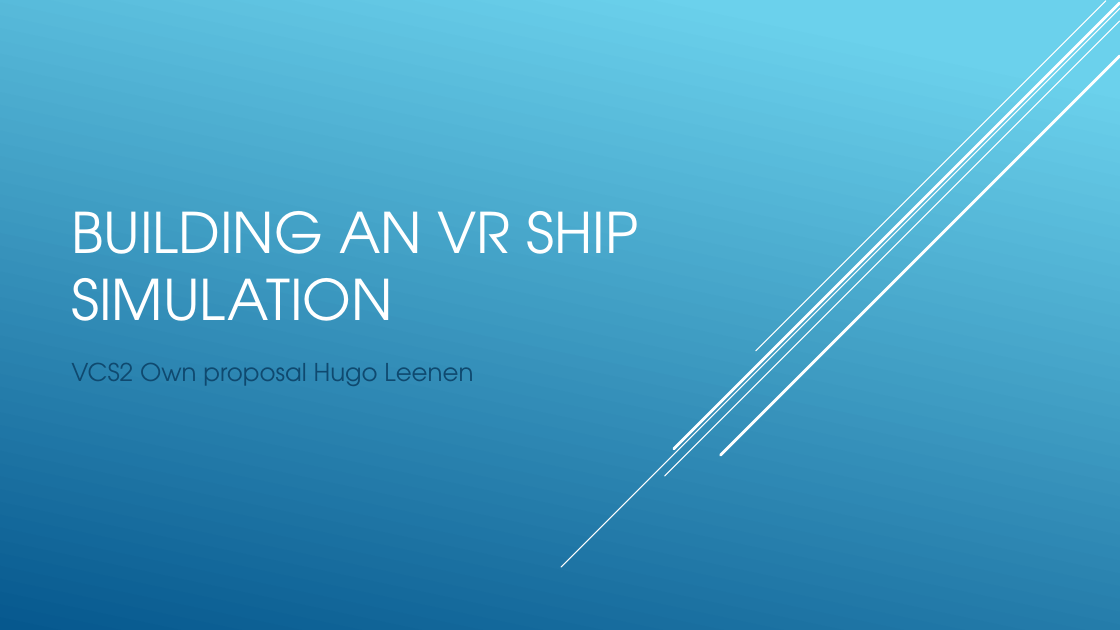
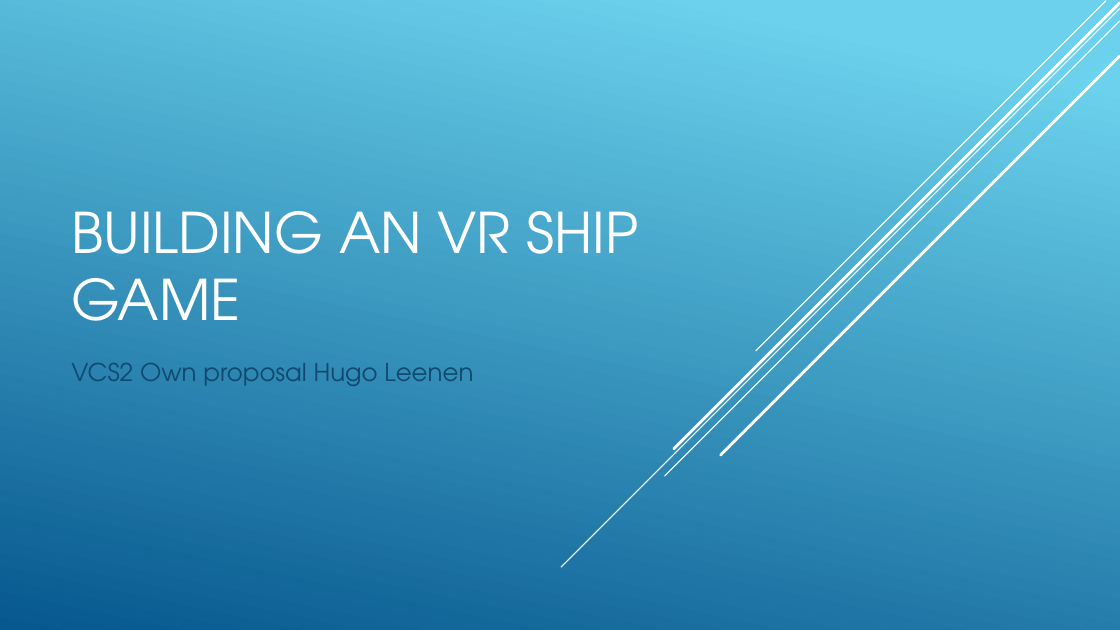
Before and after one commit to Hugo5503/CapitaSelecta, a slide deck: slide 1 of Capita Selecta/Building an VR ship simulation Presentation Hugo Leenen.pptx. Drawn at 1120x630 pixels with LibreOffice and Linux fonts; fonts in the diff are those of the drawing. Boxes give left, top, right and bottom in pixels: in the first picture for what was removed or moved away, otherwise in the second. Text is boxed around its words. In the diff, an @@ line names an element or a change of style, - is before the commit and + after.

Commit message:
Final edit.

```diff
--- a/Capita Selecta/Building an VR ship simulation Presentation Hugo Leenen.pptx
+++ b/Capita Selecta/Building an VR ship simulation Presentation Hugo Leenen.pptx
@@ title at (71, 211, 638, 321): text changed @@
-BUILDING AN VR SHIP SIMULATION
+BUILDING AN VR SHIP GAME
```
Also in this commit, not shown: 3 slides added, 2 slides removed.
